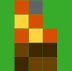
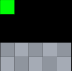
Two versions of the same layered image (72px x 71px). Layer-by-layer changes:
hid group "fire-2" (25 layers) over box(0, 0, 72, 71)
painted on "Shape 120" (1st of 2, in "fire-2"), masked it over box(14, 56, 29, 71)
painted on "Shape 119" (1st of 2, in "fire-2"), masked it over box(28, 42, 43, 57)
painted on "Shape 118" (1st of 2, in "fire-2"), masked it over box(14, 28, 29, 43)
painted on "Shape 116" (1st of 2, in "fire-2"), masked it over box(14, 0, 29, 15)
painted on "Shape 112" (1st of 2, in "fire-2"), masked it over box(42, 56, 58, 71)
painted on "Shape 111" (1st of 2, in "fire-2"), masked it over box(42, 42, 58, 57)
painted on "Shape 110" (1st of 2, in "fire-2"), masked it over box(42, 28, 58, 43)
painted on "Shape 109" (1st of 2, in "fire-2"), masked it over box(28, 56, 43, 71)
painted on "Shape 108" (1st of 2, in "fire-2"), masked it over box(28, 28, 43, 43)
painted on "Shape 107" (1st of 2, in "fire-2"), masked it over box(14, 42, 29, 57)
painted on "Shape 102" (1st of 2, in "fire-2"), masked it over box(28, 14, 43, 29)
painted on "Shape 101" (1st of 2, in "fire-2"), masked it over box(14, 14, 29, 29)
painted on "Shape 98" (1st of 2, in "fire-2"), masked it over box(42, 0, 58, 15)
painted on "Shape 97" (1st of 2, in "fire-2"), masked it over box(28, 0, 43, 15)
added group "computer" with 26 layers above "fire-1" over box(0, 0, 72, 71)
added layer "Shape 144" in group "computer" over box(42, 42, 57, 57)
added layer "Shape 142" in group "computer" over box(14, 42, 29, 57)
added layer "Shape 135" in group "computer" over box(57, 56, 72, 71)
added layer "Shape 133" in group "computer" over box(28, 56, 43, 71)
added layer "Shape 131" in group "computer" over box(0, 56, 15, 71)
added layer "Shape 145" in group "computer" over box(57, 42, 72, 57)
added layer "grass copy" above "grass" over box(0, 0, 72, 71)
hid "grass", masked it over box(0, 0, 72, 71)
…and 20 more changes (20 added)
